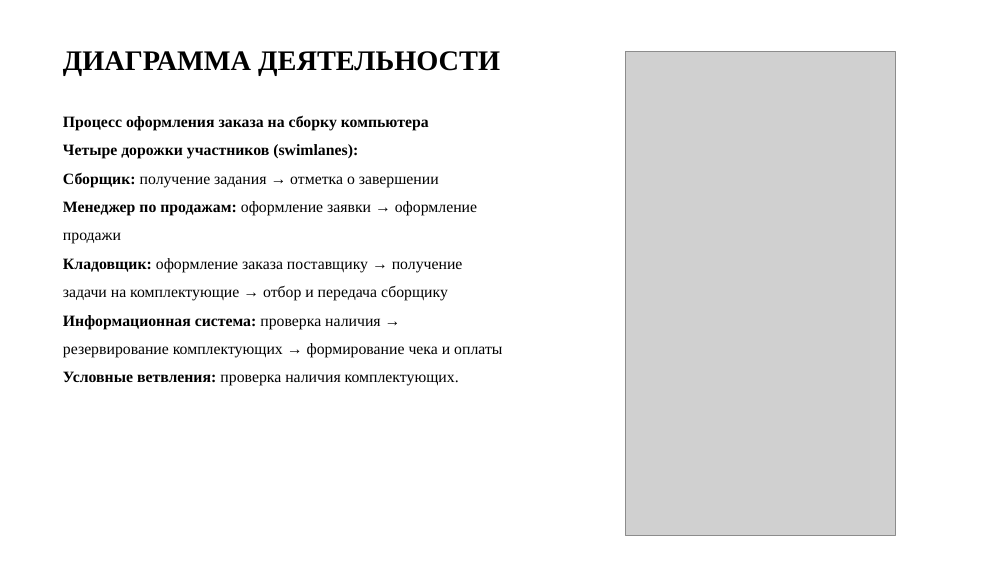
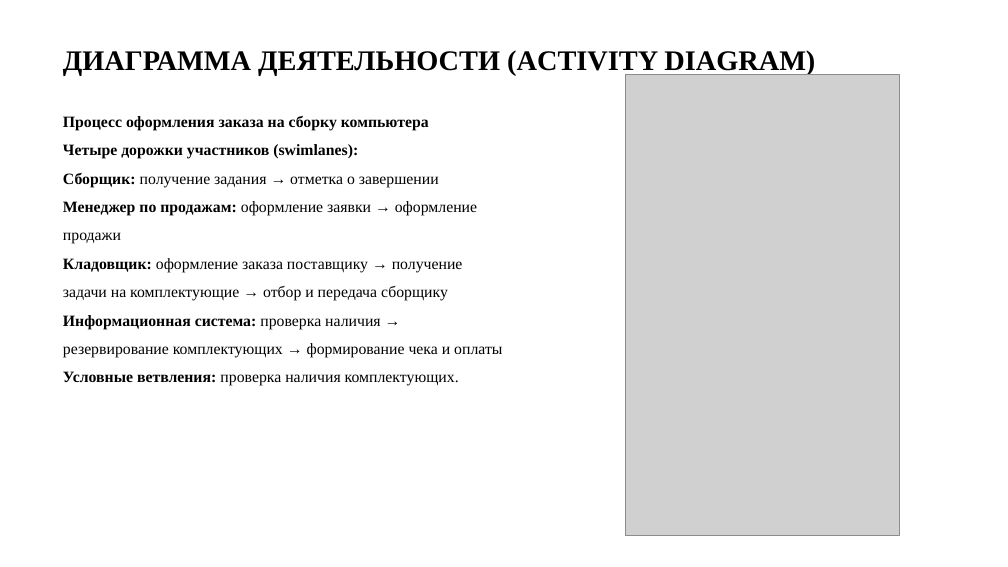
Before and after one commit to IgangdI/diplom, a slide deck: slide 10 of диплом.pptx. Drawn at 1008x567 pixels with LibreOffice and Linux fonts; fonts in the diff are those of the drawing; grey boxes stand for pictures. Boxes give left, top, right and bottom in pixels: in the first picture for what was removed or moved away, otherwise in the second. Text is boxed around its words. In the diff, an @@ line names an element or a change of style, - is before the commit and + after.

```diff
--- a/диплом.pptx
+++ b/диплом.pptx
@@ text at [63,50,815,75]: text changed @@
-ДИАГРАММА ДЕЯТЕЛЬНОСТИ
+ДИАГРАММА ДЕЯТЕЛЬНОСТИ (ACTIVITY DIAGRAM)
@@ picture: place and size @@
-picture at [625,51,895,535]
+picture at [625,74,899,535]
```
Also in this commit, not shown: 4 other slides changed, 1 other file.
